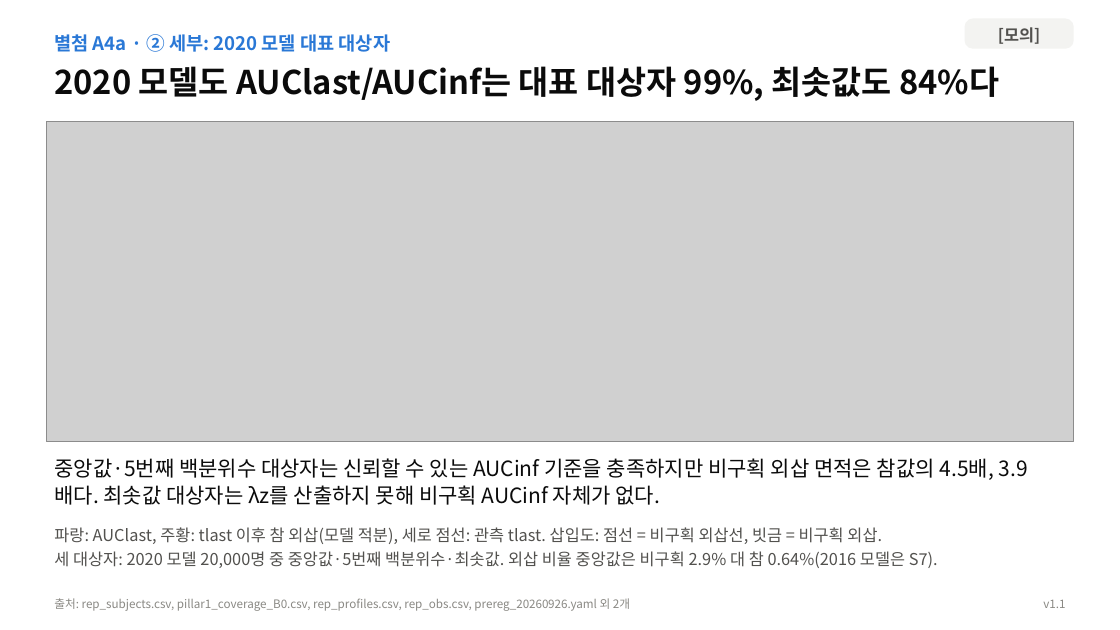
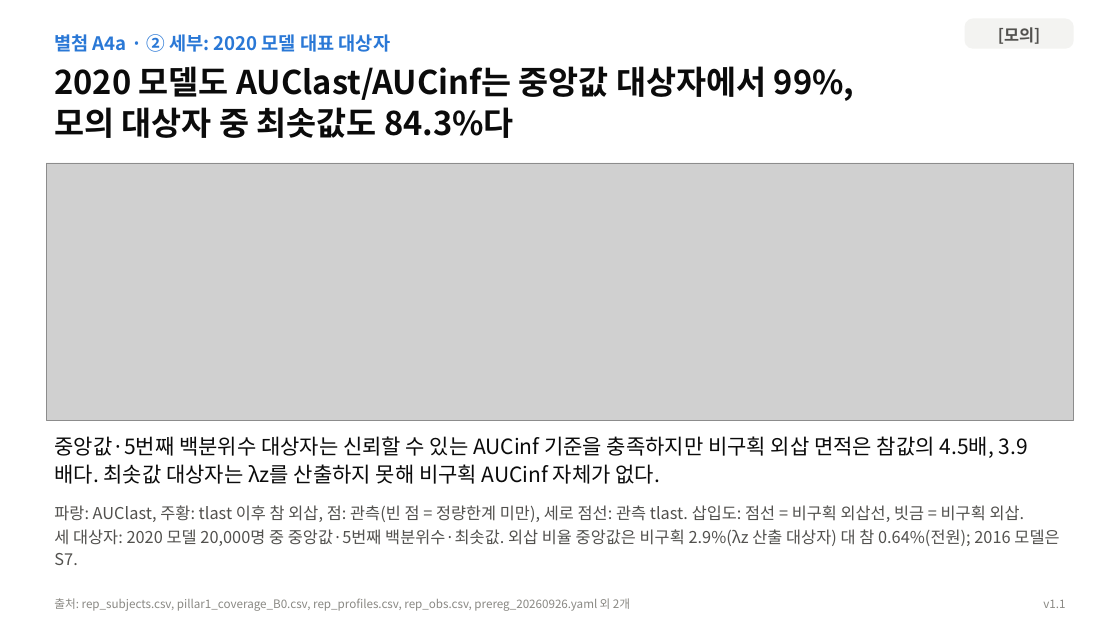
Before and after one commit to DHKQSP/dupilumab-sim, a slide deck: slide 15 of reports/deck/dupilumab_AUCinf_core_deck_v1.1.pptx. Drawn at 1120x630 pixels with LibreOffice and Linux fonts; fonts in the diff are those of the drawing; grey boxes stand for pictures. Boxes give left, top, right and bottom in pixels: in the first picture for what was removed or moved away, otherwise in the second. Text is boxed around its words. In the diff, an @@ line names an element or a change of style, - is before the commit and + after.

```diff
--- a/reports/deck/dupilumab_AUCinf_core_deck_v1.1.pptx
+++ b/reports/deck/dupilumab_AUCinf_core_deck_v1.1.pptx
@@ text at (54, 66, 855, 138): text changed @@
-2020 모델도 AUClast/AUCinf는 대표 대상자 99%, 최솟값도 84%다
+2020 모델도 AUClast/AUCinf는 중앙값 대상자에서 99%,
+모의 대상자 중 최솟값도 84.3%다
@@ picture: place and size @@
-picture at (46, 122, 1074, 442)
+picture at (46, 163, 1074, 420)
@@ text "중앙값·5번째 백분위수 대상자는 신뢰할 수 ...": place and size @@
-text "중앙값·5번째 백분위수 대상자는 신뢰할 수 ..." at (54, 458, 1028, 505)
+text "중앙값·5번째 백분위수 대상자는 신뢰할 수 ..." at (54, 436, 1028, 484)
@@ text at (54, 505, 1059, 565): text changed @@
-파랑: AUClast, 주황: tlast 이후 참 외삽(모델 적분), 세로 점선: 관측 tlast. 삽입도: 점선 = 비구획 외삽선, 빗금 = 비구획 외삽.
-세 대상자: 2020 모델 20,000명 중 중앙값·5번째 백분위수·최솟값. 외삽 비율 중앙값은 비구획 2.9% 대 참 0.64%(2016 모델은 S7).
+파랑: AUClast, 주황: tlast 이후 참 외삽, 점: 관측(빈 점 = 정량한계 미만), 세로 점선: 관측 tlast. 삽입도: 점선 = 비구획 외삽선, 빗금 = 비구획 외삽.
+세 대상자: 2020 모델 20,000명 중 중앙값·5번째 백분위수·최솟값. 외삽 비율 중앙값은 비구획 2.9%(λz 산출 대상자) 대 참 0.64%(전원); 2016 모델은 S7.
```
Also in this commit, not shown: 12 other slides changed, 8 other files.
